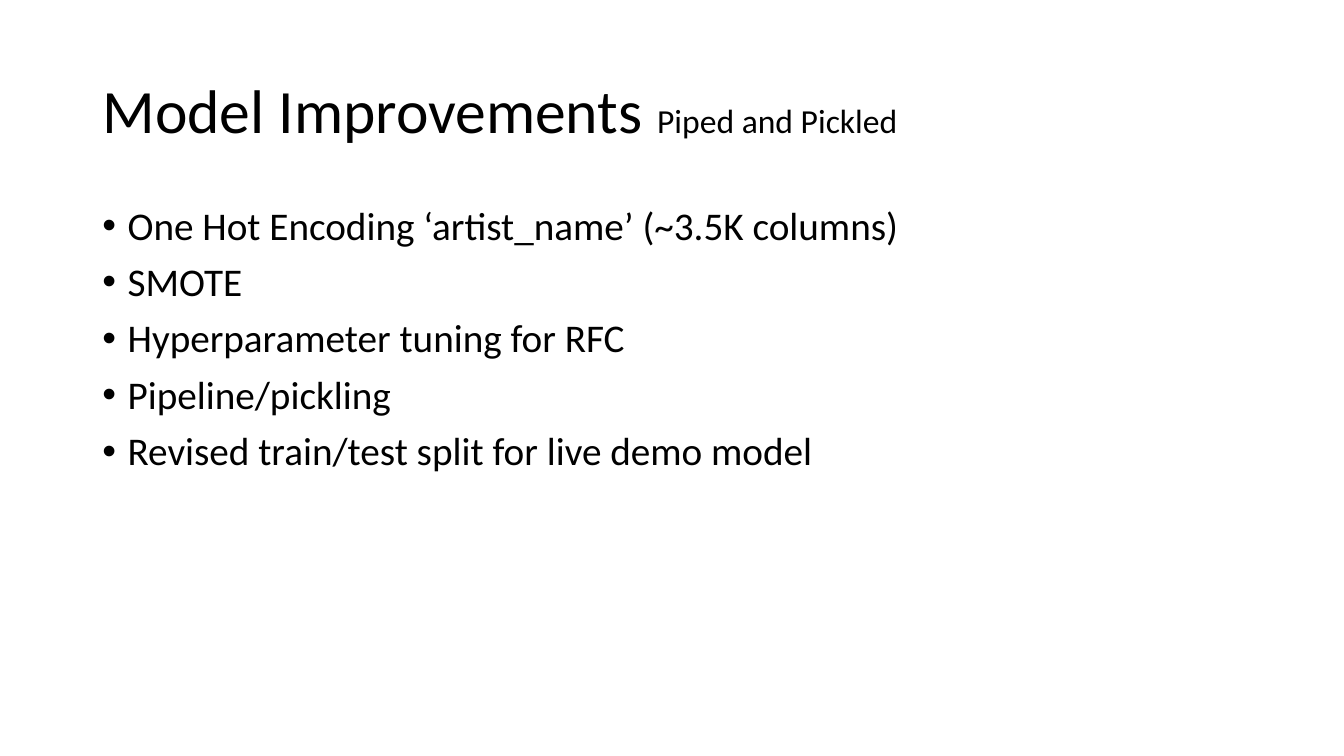
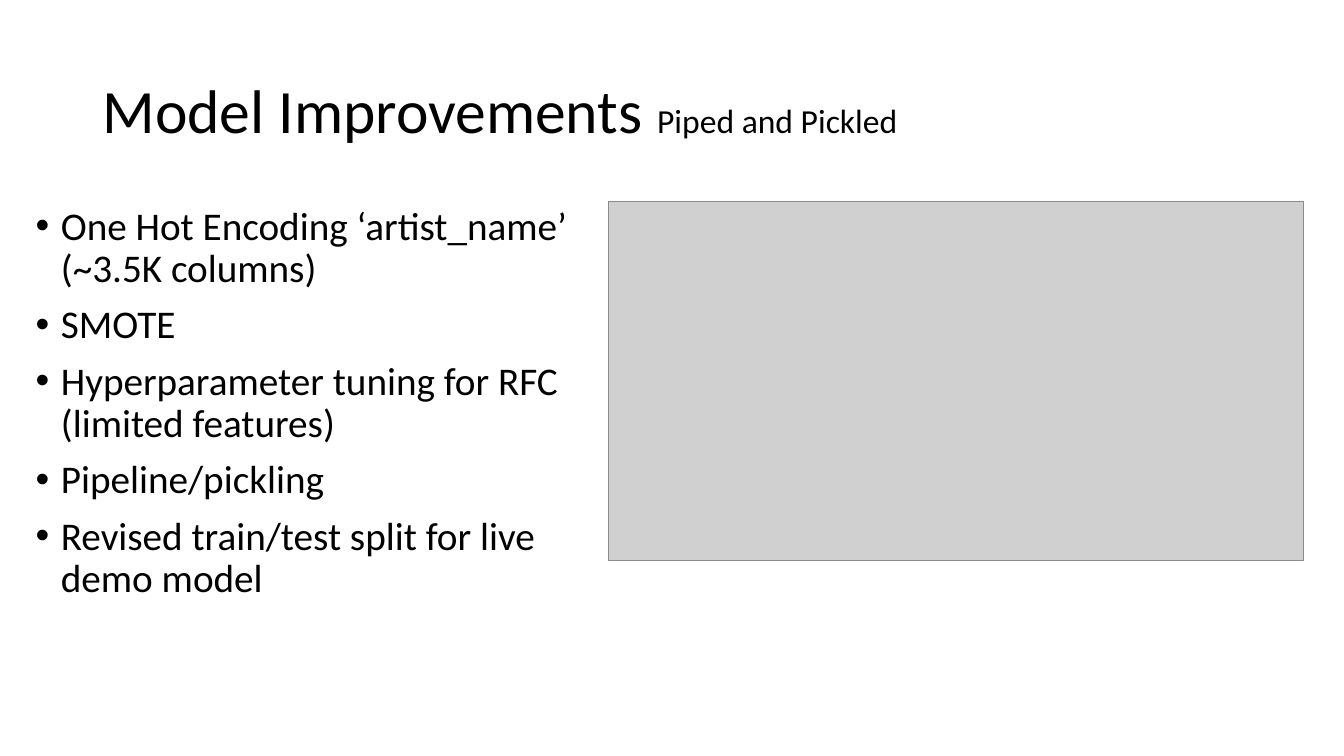
Before and after one commit to hmdev649/dsc-mod-3-project-seattle-ds-012720, a slide deck: slide 8 of reports/song-classifier.pptx. Drawn at 1344x756 pixels with LibreOffice and Linux fonts; fonts in the diff are those of the drawing; grey boxes stand for pictures. Boxes give left, top, right and bottom in pixels: in the first picture for what was removed or moved away, otherwise in the second. Text is boxed around its words. In the diff, an @@ line names an element or a change of style, - is before the commit and + after.

```diff
--- a/reports/song-classifier.pptx
+++ b/reports/song-classifier.pptx
@@ text "One Hot Encoding ‘artist_name’ (~3.5K ...": place and size @@
-text "One Hot Encoding ‘artist_name’ (~3.5K ..." at [128, 211, 898, 472]
+text "One Hot Encoding ‘artist_name’ (~3.5K ..." at [61, 212, 567, 593]
@@ picture added at [608, 202, 1304, 562] @@
@@ text at [61, 368, 558, 443]: text changed @@
-• Hyperparameter tuning for RFC
+• Hyperparameter tuning for RFC (limited features)
```
Also in this commit, not shown: 2 other slides changed, 6 other files.
